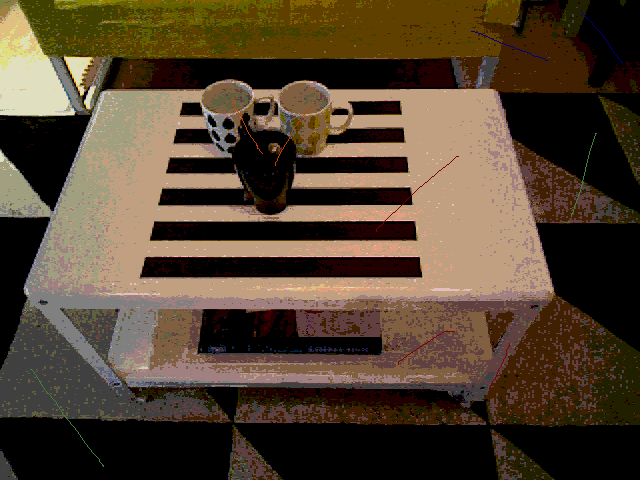
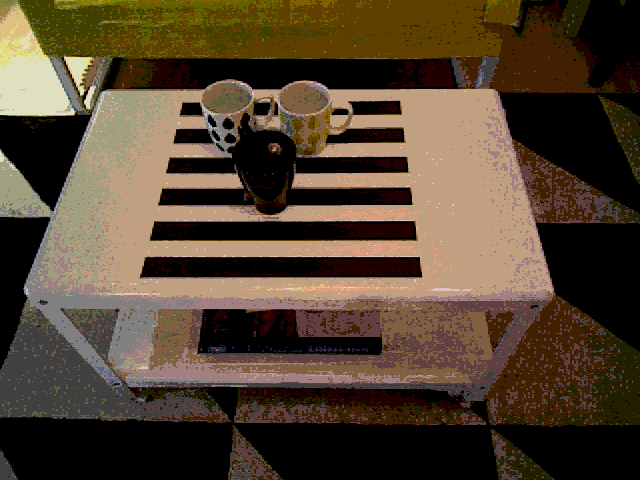
Layers edited between the first and the second 640x480 image:
removed layer "Layer #1" over box(30, 10, 623, 467)
